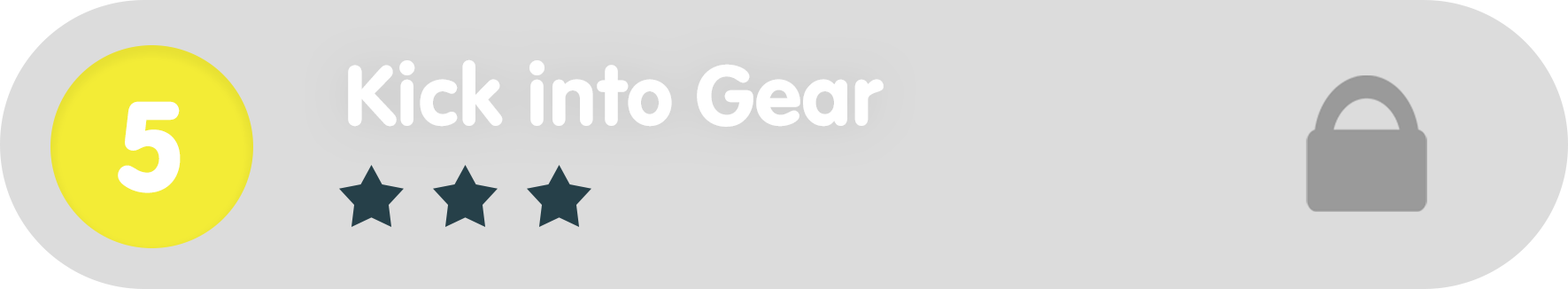
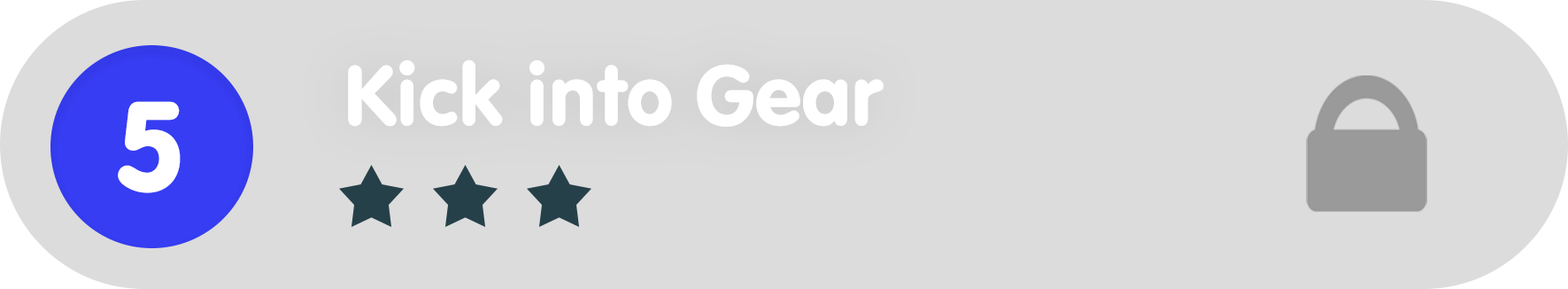
Revision of a layered 1568 x 289 image; what changed, layer by layer:
painted on "Ellipse_green" over left=50, top=45, right=254, bottom=248
